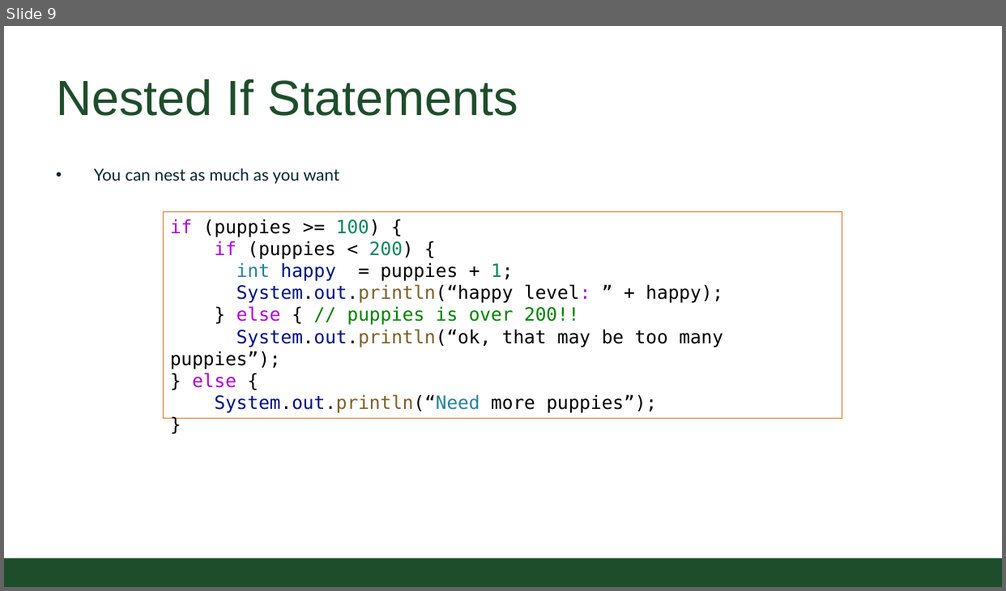
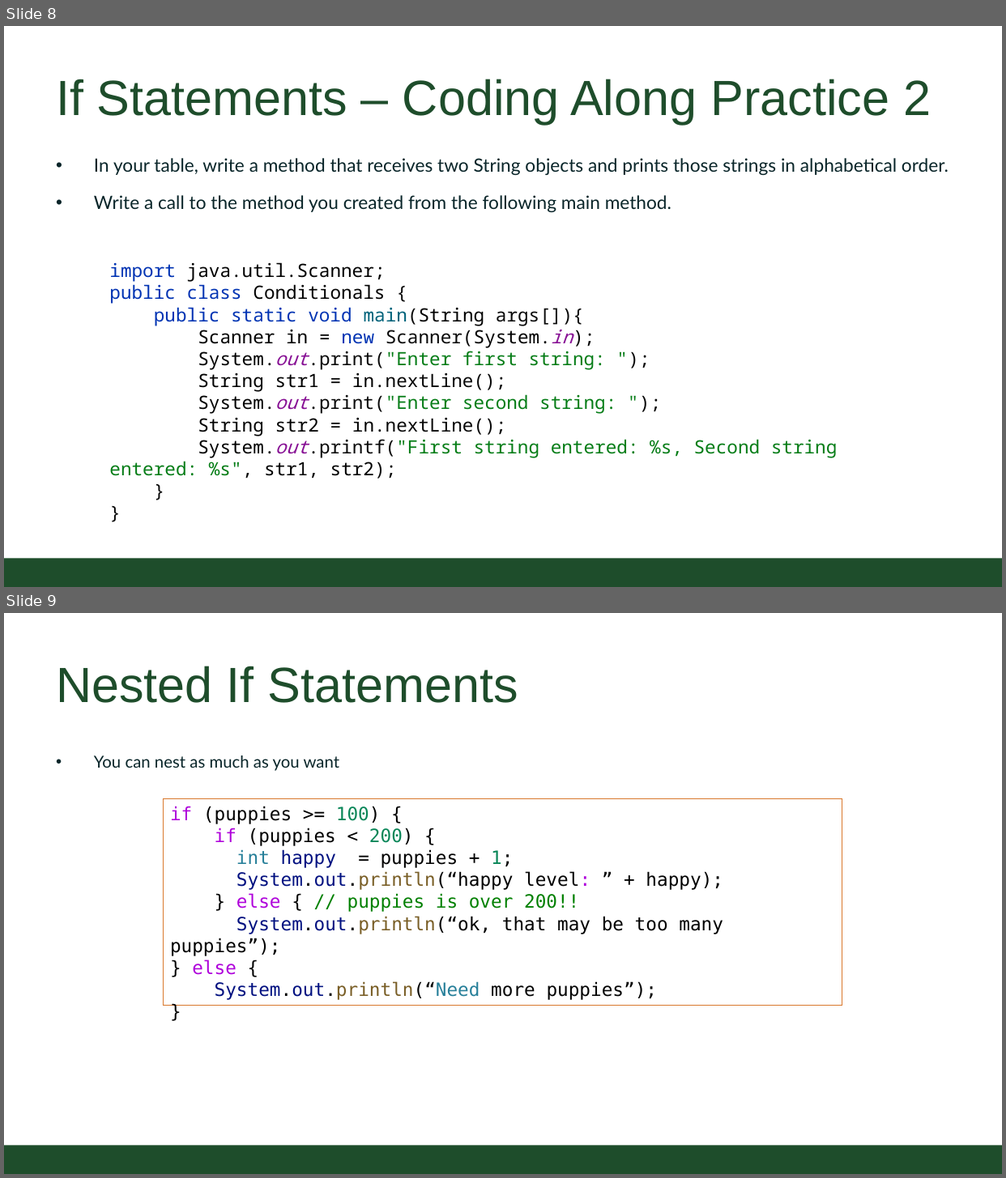
Before and after one commit to CSU-CompSci-CS163-4/Handouts, a slide deck: slides/On-Campus/03_01_Branching.pptx. Shown one above the other, each under a label of ours: slide 9 before the commit, slides 8 and 9 after it. The pictures are 1006x591 and 1006x1178 pixels, drawn with LibreOffice and Linux fonts; fonts in the diff are those of the drawing; background and template pictures are left out. Boxes give left, top, right and bottom in pixels: in the first picture for what was removed or moved away, otherwise in the second. Text is boxed around its words. In the diff, an @@ line names an element or a change of style, - is before the commit and + after.

```diff
--- a/slides/On-Campus/03_01_Branching.pptx
+++ b/slides/On-Campus/03_01_Branching.pptx
@@ slide 8 added at (4, 26, 1002, 587), background #FFFFFF; not listed: 1 template element that a slide beside it also shows @@
@@ title added at (56, 79, 931, 124), 54 pt, text #1E4D2B @@
+If Statements – Coding Along Practice 2
@@ text added at (94, 158, 948, 212), 20 pt, text #092529 @@
+• In your table, write a method that receives two String objects and prints those strings in alphabetical order.
+• Write a call to the method you created from the following main method.
@@ text added at (109, 263, 837, 479), 20 pt, text #000000 @@
+import java.util.Scanner;
+public class Conditionals {
+public static void main(String args[]){
+Scanner in = new Scanner(System.in);
+System.out.print("Enter first string: ");
+String str1 = in.nextLine();
+System.out.print("Enter second string: ");
+String str2 = in.nextLine();
+System.out.printf("First string entered: %s, Second string entered: %s", str1, str2);
+}
+}
```
Also in this commit, not shown: 2 slides changed, 2 other slides added, 1 slide removed.
